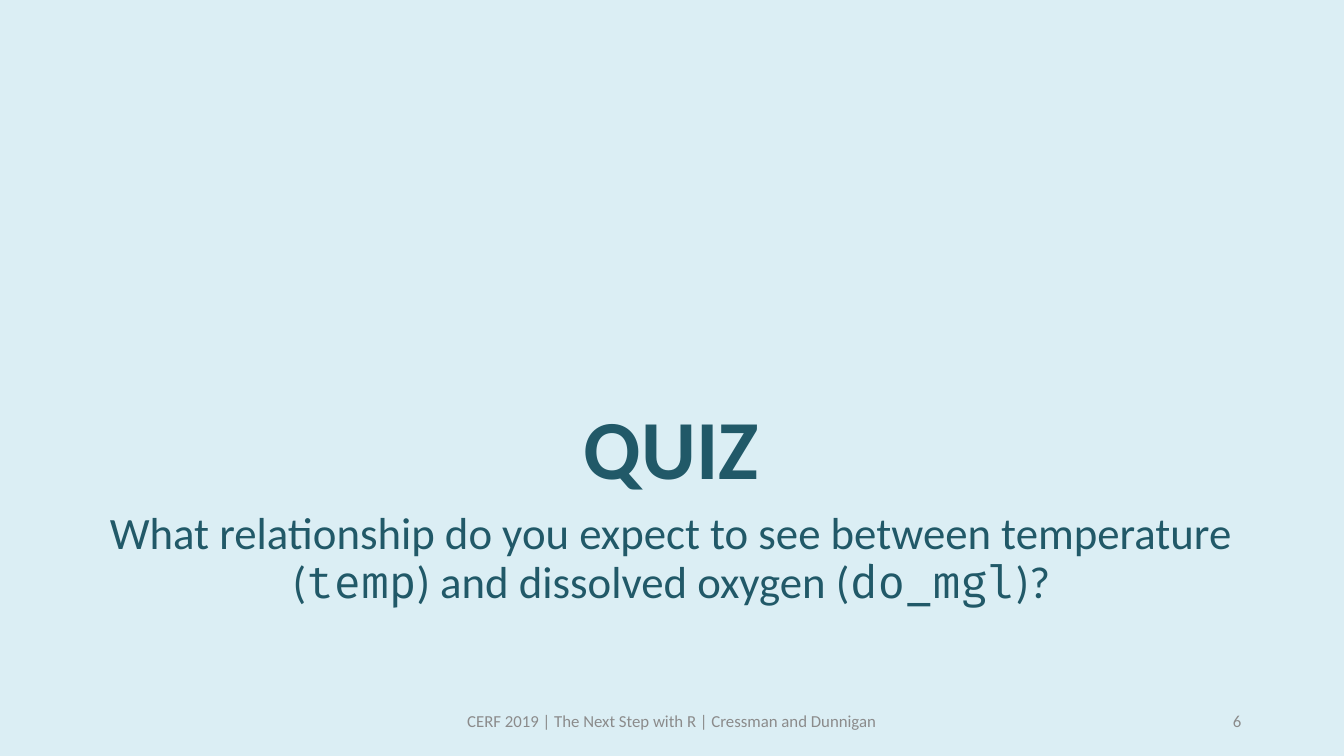
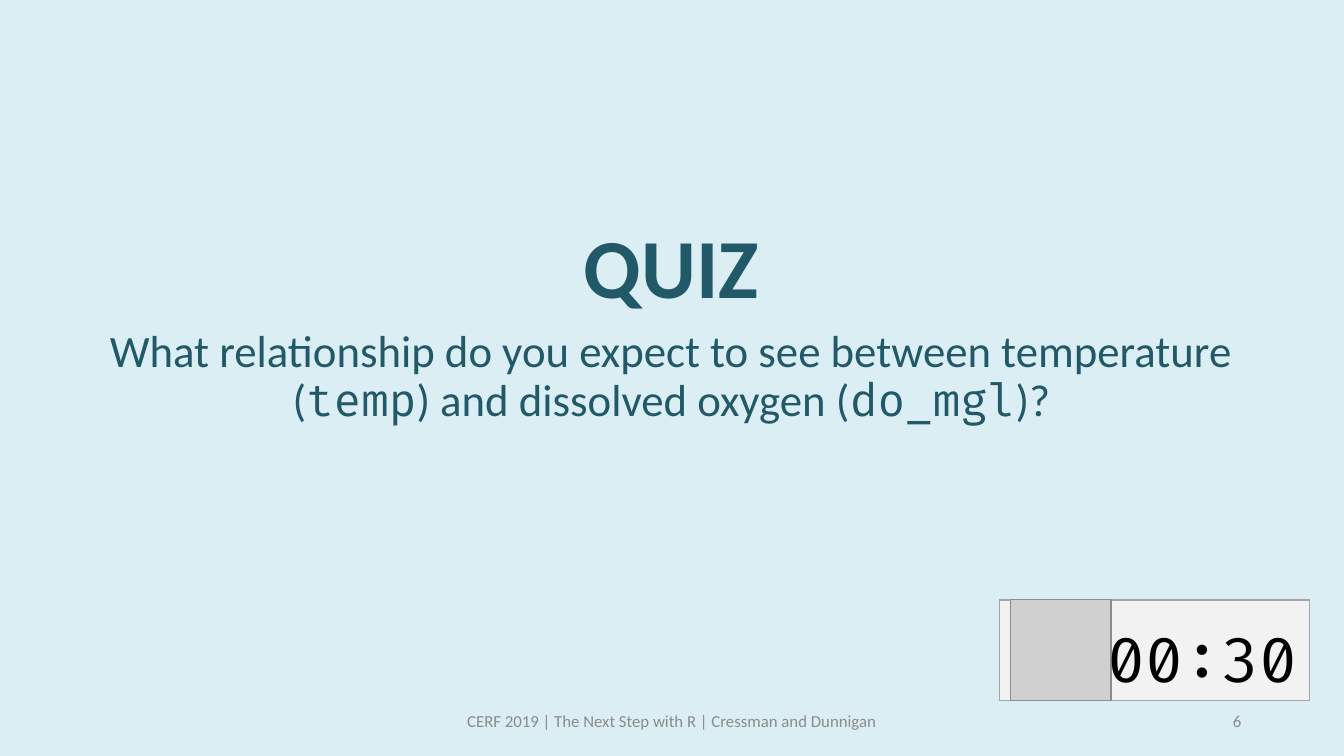
Before and after one commit to swmpkim/2019_CERF, a slide deck: slide 6 of slides/01_Visualize.pptx. Drawn at 1344x756 pixels with LibreOffice and Linux fonts; fonts in the diff are those of the drawing; grey boxes stand for pictures. Boxes give left, top, right and bottom in pixels: in the first picture for what was removed or moved away, otherwise in the second. Text is boxed around its words. In the diff, an @@ line names an element or a change of style, - is before the commit and + after.

```diff
--- a/slides/01_Visualize.pptx
+++ b/slides/01_Visualize.pptx
@@ title "QUIZ": place and size @@
-title "QUIZ" at box(584, 424, 759, 490)
+title "QUIZ" at box(584, 243, 759, 309)
@@ text "What relationship do you expect ...": place and size @@
-text "What relationship do you expect ..." at box(110, 518, 1231, 608)
+text "What relationship do you expect ..." at box(110, 336, 1231, 426)
@@ rectangle added at box(999, 600, 1310, 701), fill #F2F2F2, outline #A6A6A6 1 pt @@
@@ picture added at box(1010, 600, 1111, 701) @@
@@ text added at box(1108, 633, 1297, 700), 44 pt, text #000000 @@
+00:30
```
Also in this commit, not shown: 17 other slides changed, 1 slide added, 1 other file.
